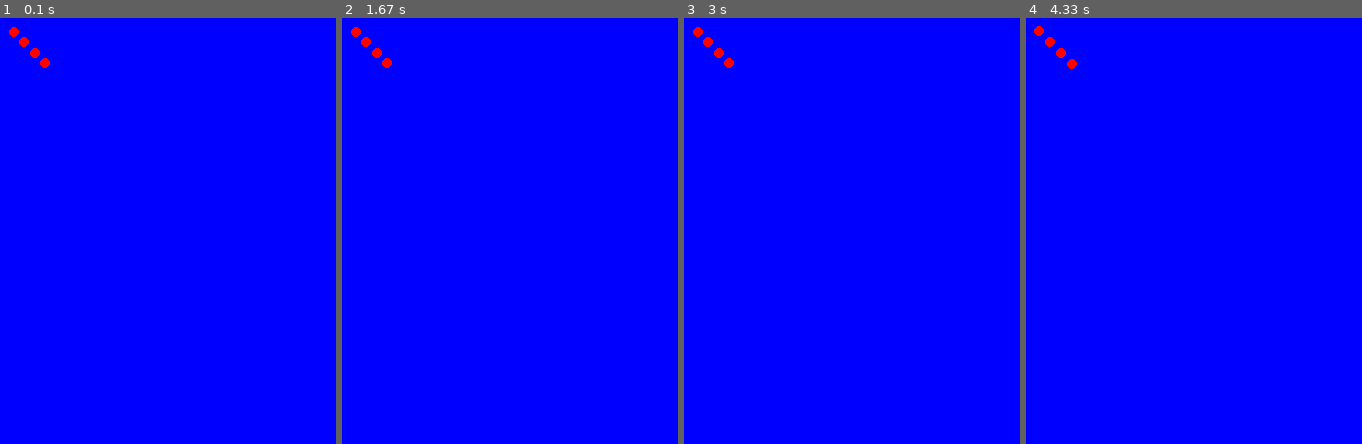
Above: before the commit, frames 1-4 (left to right).
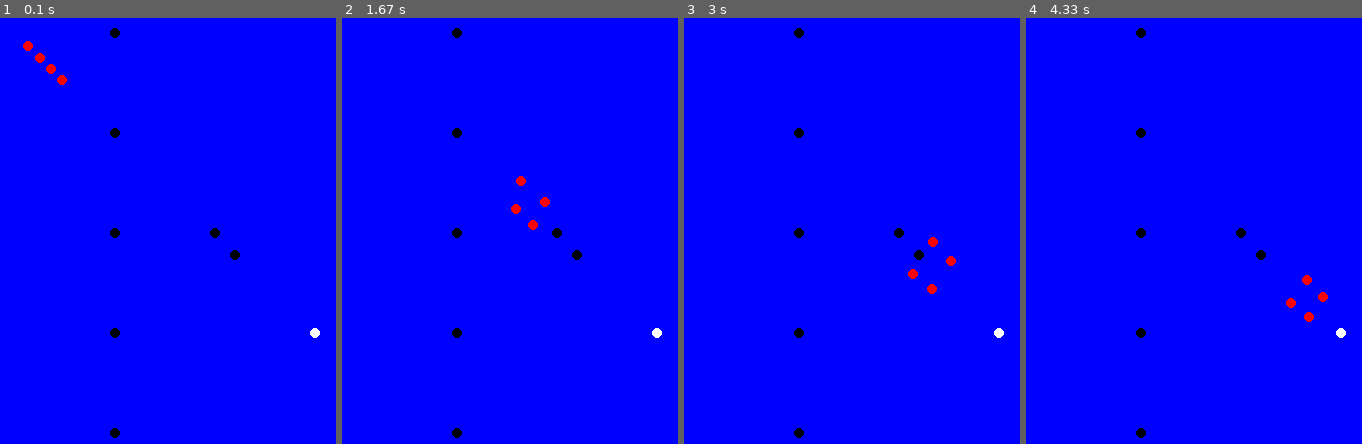
Above: after the commit, the same moments.

Repository: abdulmelikbekmez/apf-pygame
Game: pygame game, started from main.py
Two runs of this game, one before a commit and one after it. Both use one fixed random seed, a clock stepped at 60 frames per second and the inputs below.
Inputs:
- Up to frame 1 (0.1 s): no input
- Up to frame 2 (1.67 s): no input
- Up to frame 3 (3 s): no input
- Up to frame 4 (4.33 s): no input

The runs differ from the first frame. In frame 1, 0.8% of the frame differs, in the area x 2-96%, y 2-99%; in frame 2, 0.8%; in frame 3, 0.8%; in frame 4, 0.8%.

Commit message:
hiz hesaplama yöntemi guncellendi

Diff:
--- a/agent.py
+++ b/agent.py
@@ -7,8 +7,19 @@
 class Agent:
     RADIUS = 5
     REP_RANGE = 100
-    K_REP = 500
+    K_REP = 5000000
+    K_ATT = 30.1
+    GOAL = Vector2(400, 400)
     agents: list[Agent] = list()
+    obstacle: list[Vector2] = [
+        Vector2(200, 100),
+        Vector2(200, 200),
+        Vector2(200, 300),
+        Vector2(200, 400),
+        Vector2(200, 500),
+        Vector2(300, 300),
+        Vector2(320, 322),
+    ]
     id = 0
 
     def __init__(self, pos: Vector2) -> None:
@@ -21,9 +32,13 @@
     def draw(self, surface: Surface):
         circle(surface, (255, 0, 0), self.pos, self.RADIUS)
 
+    def __reset(self):
+        self.vel = Vector2(0, 0)
+
     def update(self, dt: float):
         self.__update_vel(dt)
         self.__update_pos(dt)
+        self.__reset()
 
     def __update_vel(self, dt: float):
         self.__update_vel_repulsion(dt)
@@ -33,15 +48,22 @@
         self.pos += self.vel * dt  # m/s * s = m
 
     def __update_vel_attractive(self, dt: float):
-        ...
+        # TODO: cekme kisminda pid nin i (integral) kismi da uygulanabilir
+
+        dif = self.pos - self.GOAL  # p kismi
+        attr = -self.K_ATT * dif
+
+        self.vel += attr * dt
+        print(f"{self.id} attr => {attr}")
 
     def __update_vel_repulsion(self, dt: float):
         repulsion = Vector2(0, 0)
-        for agent in Agent.agents:
-            if agent.id == self.id:
-                continue
+        tmp = [
+            agent.pos for agent in Agent.agents if agent.id != self.id
+        ] + Agent.obstacle
+        for pos in tmp:
 
-            dif = self.pos - agent.pos
+            dif = self.pos - pos
 
             if dif.length() < Agent.REP_RANGE:
                 repulsion += (
@@ -51,5 +73,6 @@
                     * (dif.normalize())
                 )
 
+        print(f"{self.id} rep => {repulsion}")
         self.vel += repulsion * dt  # (m / s**2) * s = m/s
-        print(f"{self.id} vel => {self.vel}")
+        # print(f"{self.id} vel => {self.vel}")
--- a/main.py
+++ b/main.py
@@ -1,5 +1,6 @@
 import pygame as pg
 from pygame import Vector2
+from pygame.draw import circle
 from pygame.time import Clock
 
 from agent import Agent
@@ -33,6 +34,10 @@
         for agent in self.agents:
             agent.draw(self.screen)
 
+        circle(self.screen, (255, 255, 255), Agent.GOAL, 5)
+        for pos in Agent.obstacle:
+            circle(self.screen, (0, 0, 0), pos, 5)
+
     def __update(self):
         for agent in self.agents:
             agent.update(1 / self.FPS)
